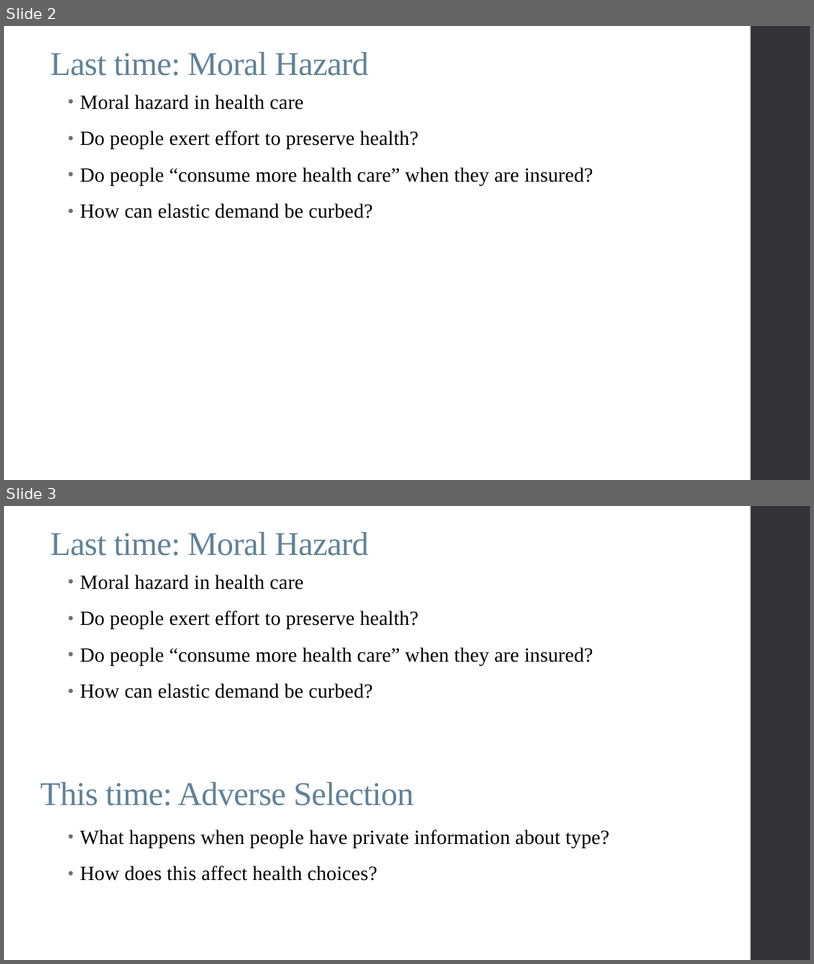
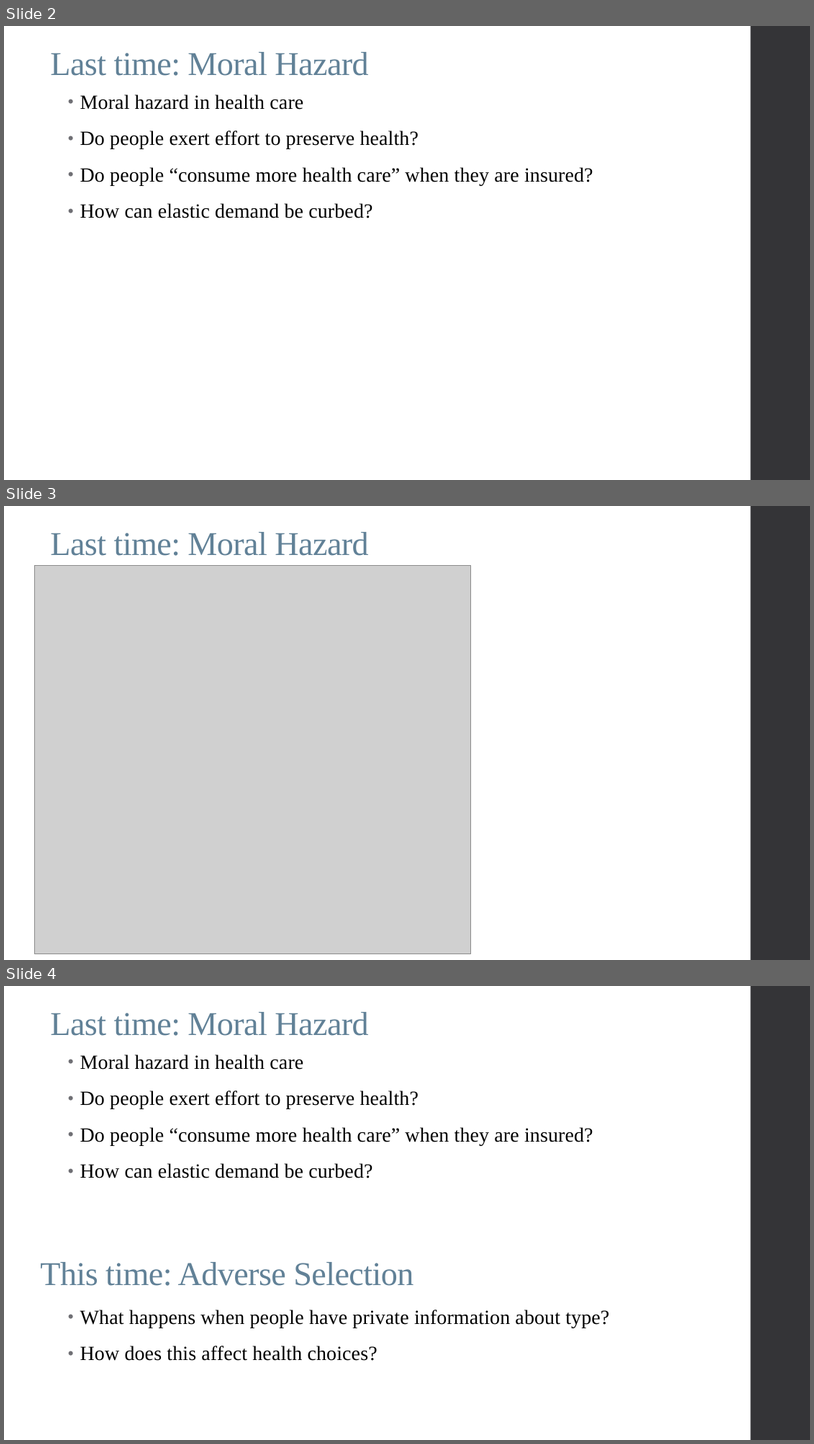
Before and after one commit to alex-hoagland/HAD6750H, a slide deck: Lecture03_AdverseSelection/L3Slides_AdverseSelection_2023W.pptx. Shown one above the other, each under a label of ours: slides 2 and 3 before the commit, slides 2, 3 and 4 after it. The pictures are 814x964 and 814x1444 pixels, drawn with LibreOffice and Linux fonts; fonts in the diff are those of the drawing; grey boxes stand for pictures. Boxes give left, top, right and bottom in pixels: in the first picture for what was removed or moved away, otherwise in the second. Text is boxed around its words. In the diff, an @@ line names an element or a change of style, - is before the commit and + after.

```diff
--- a/Lecture03_AdverseSelection/L3Slides_AdverseSelection_2023W.pptx
+++ b/Lecture03_AdverseSelection/L3Slides_AdverseSelection_2023W.pptx
@@ slide 3 added at bbox=[4, 506, 810, 960], background #FFFFFF; not listed: 1 template element that a slide beside it also shows @@
@@ title added at bbox=[50, 532, 368, 556], 39.6 pt, text #618197 @@
+Last time: Moral Hazard
@@ picture added at bbox=[34, 565, 471, 954] @@
@@ what was slide 3 is now slide 4 @@
```
Also in this commit, not shown: 1 slide changed, 1 slide removed.
